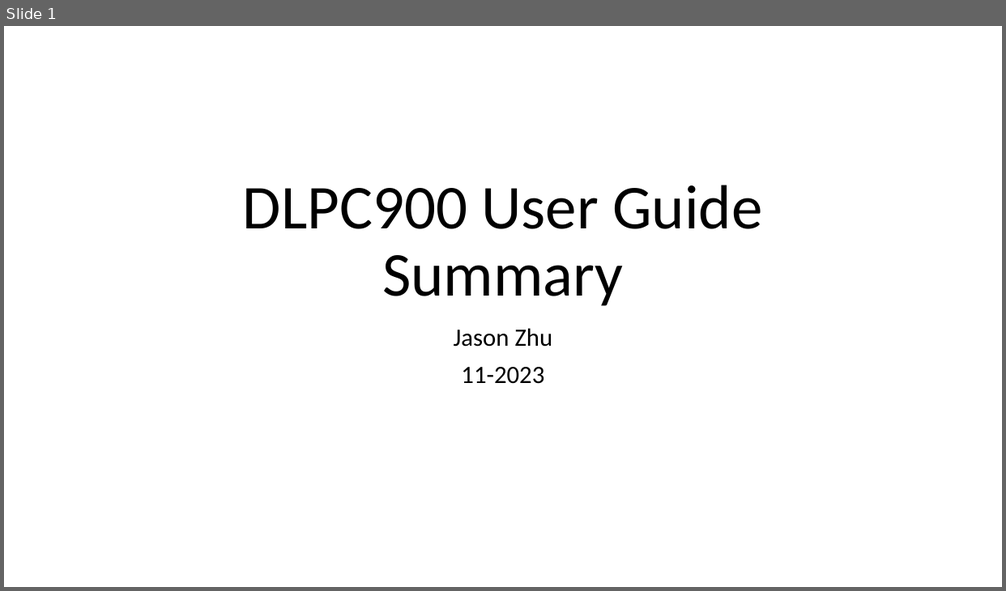
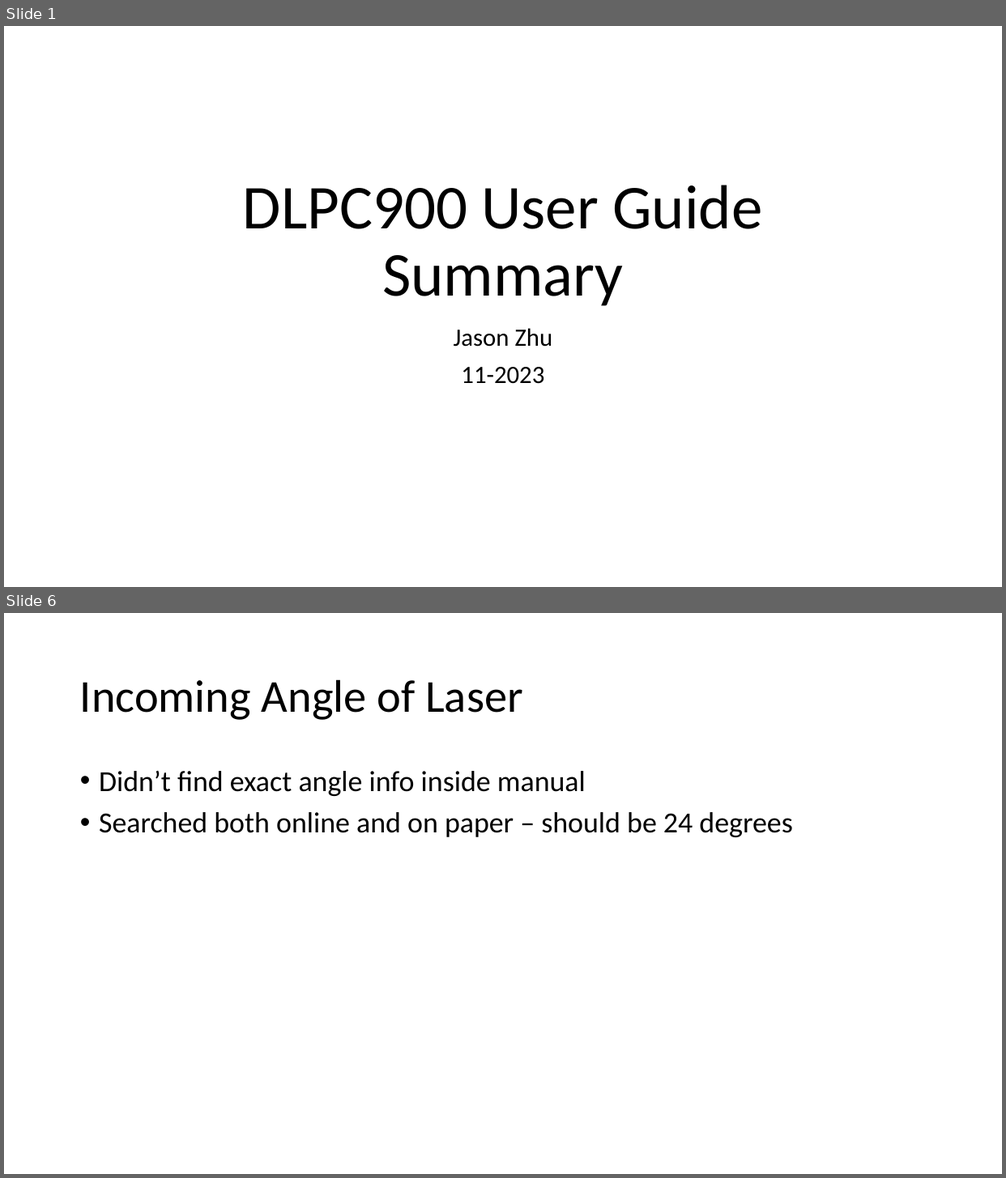
Before and after one commit to zhuyuezx/CSC494_holoprojector, a slide deck: Notes/User Guide Summary.pptx. Shown one above the other, each under a label of ours: slide 1 before the commit, slides 1 and 6 after it; the slides between them are not shown. The pictures are 1006x591 and 1006x1178 pixels, drawn with LibreOffice and Linux fonts; fonts in the diff are those of the drawing. Boxes give left, top, right and bottom in pixels: in the first picture for what was removed or moved away, otherwise in the second. Text is boxed around its words. In the diff, an @@ line names an element or a change of style, - is before the commit and + after.

```diff
--- a/Notes/User Guide Summary.pptx
+++ b/Notes/User Guide Summary.pptx
@@ slide 6 added at (x1=4, y1=613, x2=1002, y2=1174), background #FFFFFF @@
@@ title added at (x1=80, y1=679, x2=523, y2=720), 44 pt, text #000000 @@
+Incoming Angle of Laser
@@ text added at (x1=99, y1=771, x2=792, y2=837), 28 pt, text #000000 @@
+• Didn’t find exact angle info inside manual
+• Searched both online and on paper – should be 24 degrees
```
Also in this commit, not shown: 6 other slides added, 1 slide removed.
